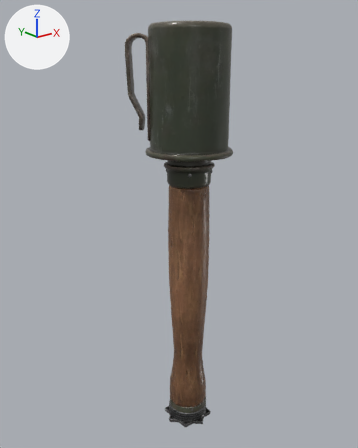
What one commit did to the glTF model fps/assets/models/stick_grenade.glb.
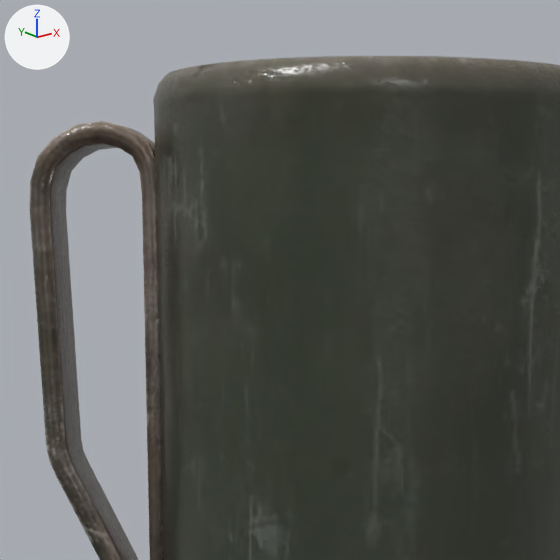
Old and new are each drawn whole from a 50 mm camera at (-0.281, -0.336, 0.184) aimed at (-0.004, 0.01, 0.046) and again close up on the part from 33% to 63% of the width and 2% to 26% of the height. Lighting does not change. The marker at upper left points along +X, +Y and +Z. The older version's two pictures come first. Where no turn or scale is listed for an object, it has been applied to the vertices. Vertices at exactly the same position are counted once.

Script lines for the objects in view, before the commit:
```python
me_handgrenade_m1917_lod0 = bpy.data.meshes.new('HandGrenade_M1917_LOD0')
me_handgrenade_m1917_lod0.from_pydata(...)  # 2464 vertices, 4612 faces; spans x -0.041..0.041, y -0.041..0.041, z -0.19..0.19
me_handgrenade_m1917_lod0.materials.append(mat_stick_grenade)
ob_stick_grenade = bpy.data.objects.new('stick_grenade', me_handgrenade_m1917_lod0)
ob_stick_grenade.location = (-0.002, 0.002, 0.0293)
```
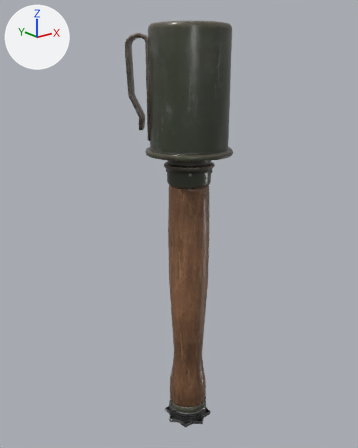
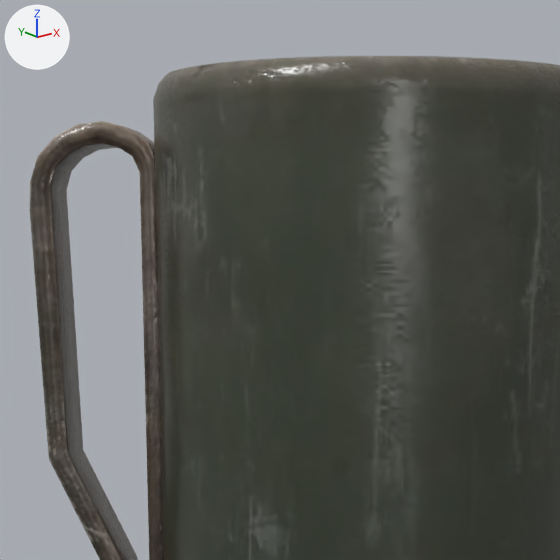
The change, as a list of edits to the scene's bpy script:
```text
Change me_handgrenade_m1917_lod0:
    used by ob_stick_grenade; location = (-0.002, 0.002, 0.0293)
    remove me_handgrenade_m1917_lod0.from_pydata(...)  # 2464 vertices, 4612 faces; spans x -0.041..0.041, y -0.041..0.041, z -0.19..0.19
    add me_handgrenade_m1917_lod0.from_pydata(...)  # 1529 vertices, 2767 faces; spans x -0.041..0.041, y -0.041..0.041, z -0.19..0.19
    me_handgrenade_m1917_lod0 part 1: 1 vertex moved within x -0.024, y 0.033, z 0.114; 226 vertices removed from x -0.04..0.039, y -0.038..0.04, z 0.054..0.19
    other edits to the shape of me_handgrenade_m1917_lod0 do not show in these pictures
```

Location of each change, [x1, y1, x2, y2] in pixels of the close-ups (560 x 560 px):
part 1 of me_handgrenade_m1917_lod0, built on
    before: [31, 82, 437, 560]
